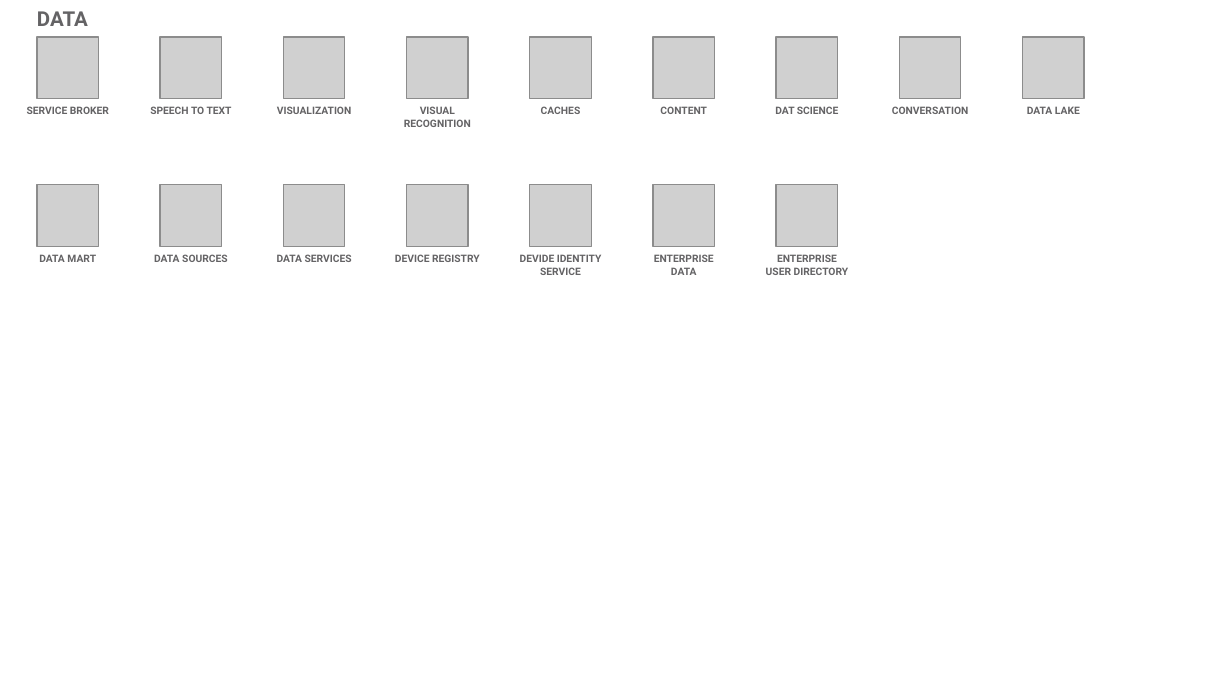
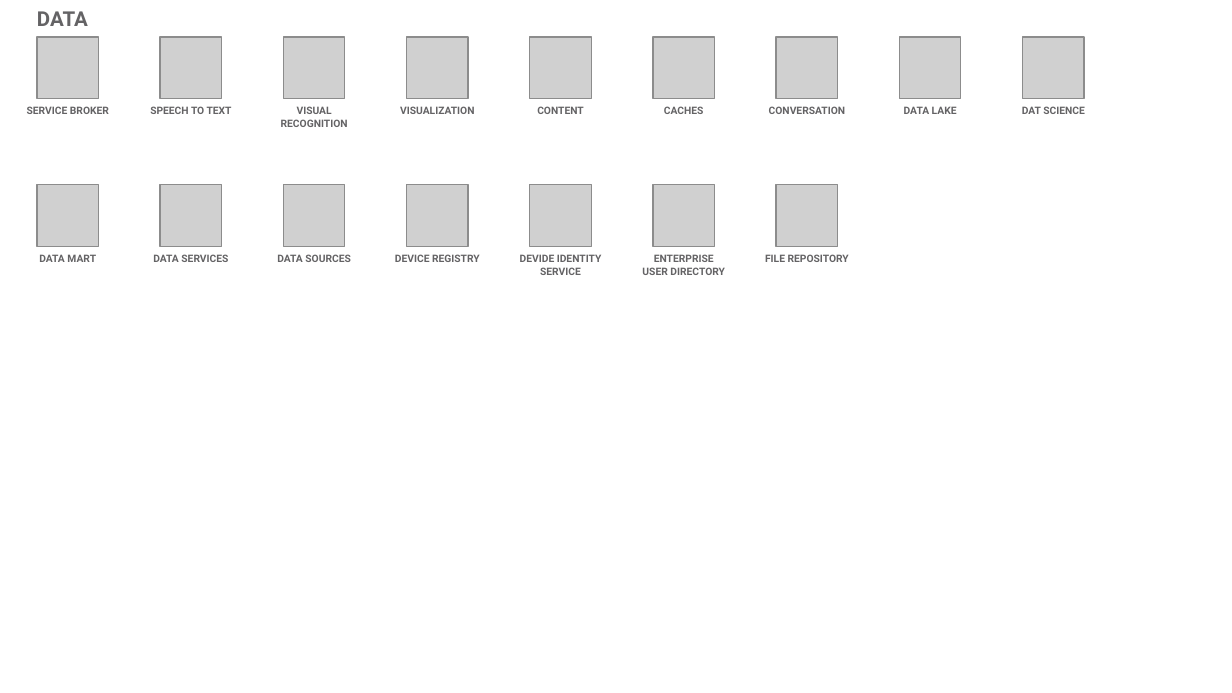
Before and after one commit to l2fprod/myarchitecture, a slide deck: slide 15 of mycatalog-architecture-diagram-template.pptx. Drawn at 1232x693 pixels with LibreOffice and Linux fonts; fonts in the diff are those of the drawing; grey boxes stand for pictures. Boxes give left, top, right and bottom in pixels: in the first picture for what was removed or moved away, otherwise in the second. Text is boxed around its words. In the diff, an @@ line names an element or a change of style, - is before the commit and + after.

```diff
--- a/mycatalog-architecture-diagram-template.pptx
+++ b/mycatalog-architecture-diagram-template.pptx
@@ text "VISUALIZATION": place and size @@
-text "VISUALIZATION" at bbox=[277, 106, 351, 114]
+text "VISUALIZATION" at bbox=[400, 106, 474, 114]
@@ text "CACHES": place and size @@
-text "CACHES" at bbox=[541, 106, 581, 114]
+text "CACHES" at bbox=[664, 106, 704, 114]
@@ 4 texts: place and size @@
-4 texts at bbox=[404, 106, 1080, 127]
+4 texts at bbox=[281, 106, 957, 127]
@@ text "DAT SCIENCE": place and size @@
-text "DAT SCIENCE" at bbox=[775, 106, 839, 114]
+text "DAT SCIENCE" at bbox=[1022, 106, 1085, 114]
@@ text at bbox=[153, 254, 228, 262]: text changed @@
-DATA SOURCES
+DATA SERVICES
@@ text at bbox=[277, 254, 351, 262]: text changed @@
-DATA SERVICES
+DATA SOURCES
@@ text at bbox=[642, 254, 725, 275]: text changed @@
-ENTERPRISE DATA
+ENTERPRISE USER DIRECTORY
@@ text at bbox=[765, 254, 849, 262]: text changed @@
-ENTERPRISE USER DIRECTORY
+FILE REPOSITORY
```
Also in this commit, not shown: 11 other slides changed.
